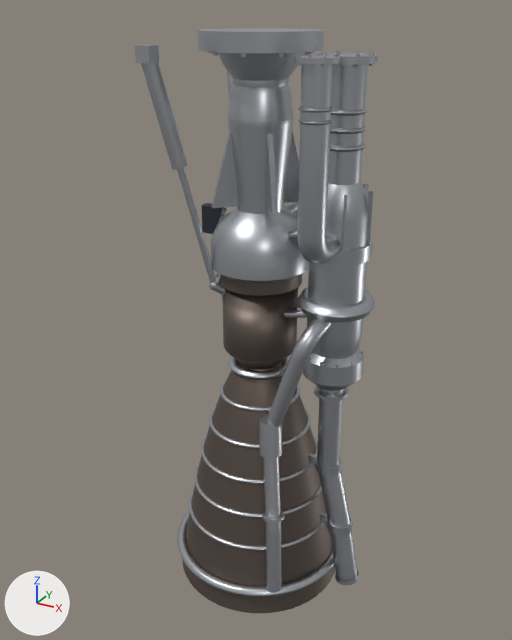
Two versions of the FBX model assets/blender/export/fbx/eng_kerolox_workhorse.fbx, one commit apart.
Before and after are seen from a camera (50 mm lens) standing at (1.59, -2.93, 2.99) and looking at (-0.02, -0.01, 1.53). Arrows for +X, +Y and +Z are at lower left; the lights stay in place. The picture after the commit comes second. Objects named as collision shapes, trigger or cutter boxes, shadow casters or lower levels of detail are left out. Where no turn or scale is listed for an object, it has been applied to the vertices. Vertices at exactly the same position are counted once.

The first picture shows 'eng_kerolox_workhorse_LOD0'.
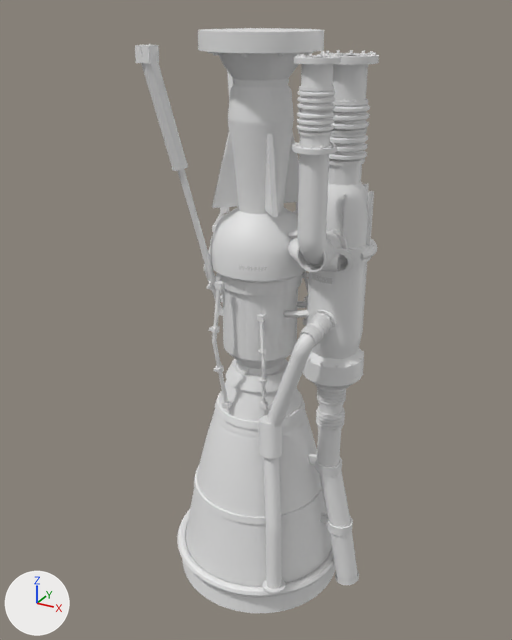
Where the change shows, as pixel boxes [x1, y1, x2, y2] in the pictures (512 x 640 px):
'eng_kerolox_workhorse_LOD0', surface changed, reshaped (light grey to grey)
    before: [135, 28, 378, 613]
    after: [135, 28, 379, 613]
part 1 of me_eng_kerolox_workhorse_lod0, rebuilt
    before: [319, 53, 378, 65]
    after: [317, 53, 379, 65]
part 2 of me_eng_kerolox_workhorse_lod0, deleted
    before: [189, 51, 374, 550]
part 3 of me_eng_kerolox_workhorse_lod0, built on
    before: [177, 51, 375, 593]
    after: [140, 44, 378, 589]
part 4 of me_eng_kerolox_workhorse_lod0, built on
    after: [177, 509, 334, 597]
part 5 of me_eng_kerolox_workhorse_lod0, surface changed (lighter)
    both: [182, 57, 373, 613]
part 6 of me_eng_kerolox_workhorse_lod0, recoloured
    before: [324, 57, 373, 266]
    after: [334, 57, 373, 265]

What changed in the scene script:
```text
Change mat_engine_metal:
    where n0 = _N.new('ShaderNodeBsdfPrincipled'); n0.name = 'Principled BSDF'
    remove n0.inputs[0].default_value = (0.5, 0.52, 0.55, 1.0)  # 'Base Color', light grey #bcbfc4
    remove n0.inputs[1].default_value = 0.92  # 'Metallic'
    remove n0.inputs[2].default_value = 0.36  # 'Roughness'
    add n2 = _N.new('ShaderNodeTexImage'); n2.name = 'Image Texture'
    add n2.image = img_engine_metal_normal_png
    add n3 = _N.new('ShaderNodeNormalMap'); n3.name = 'Normal Map'
    add _L.new(n2.outputs[0], n3.inputs[1])  # 'Color' to 'Color'
    add _L.new(n3.outputs[0], n0.inputs[5])  # 'Normal' to 'Normal'
Change mat_nozzle_hot:
    remove # nodes: BsdfPrincipled, OutputMaterial
    remove # colours: brown #73675f
    nodes: BsdfPrincipled, Mapping, NormalMap, OutputMaterial, TexImage, UVMap
    uses the picture img_nozzle_hot_normal_png
Change mat_detail_dark:
    remove # nodes: BsdfPrincipled, OutputMaterial
    remove # colours: dark blue #293038
    nodes: BsdfPrincipled, Mapping, NormalMap, OutputMaterial, TexImage, UVMap
    uses the picture img_detail_dark_normal_png
Add mat_trim:
    mat_trim = bpy.data.materials.new('trim')
    mat_trim.use_nodes = True; mat_trim.node_tree.nodes.clear()
    _N = mat_trim.node_tree.nodes; _L = mat_trim.node_tree.links
    n0 = _N.new('ShaderNodeBsdfPrincipled'); n0.name = 'Principled BSDF'
    n1 = _N.new('ShaderNodeOutputMaterial'); n1.name = 'Material Output'
    n2 = _N.new('ShaderNodeTexImage'); n2.name = 'Image Texture'
    n2.image = img_mf_trim_01_normal_png
    n3 = _N.new('ShaderNodeNormalMap'); n3.name = 'Normal Map'
    _L.new(n2.outputs[0], n3.inputs[1])  # 'Color' to 'Color'
    _L.new(n3.outputs[0], n0.inputs[5])  # 'Normal' to 'Normal'
    _L.new(n0.outputs[0], n1.inputs[0])  # 'BSDF' to 'Surface'
Add mat_decal:
    mat_decal = bpy.data.materials.new('decal')
    # uses the picture img_mf_decals_01_albedo_png
    # uses the picture img_mf_decals_01_normal_png
Change me_eng_kerolox_workhorse_lod0:
    remove me_eng_kerolox_workhorse_lod0.from_pydata(...)  # 8949 vertices, 8764 faces; spans x -0.48..0.62, y -0.48..0.48, z 0.0..2.9
    add me_eng_kerolox_workhorse_lod0.from_pydata(...)  # 21261 vertices, 16903 faces; spans x -0.48..0.62, y -0.48..0.48, z 0.0..2.9
    me_eng_kerolox_workhorse_lod0 part 1: the loose piece of 30 vertices spanning x 0.29..0.53, y -0.12..0.12, z 2.78..2.81 is rebuilt with 64 vertices and now spans x 0.28..0.54, y -0.13..0.13, z 2.78..2.81
    me_eng_kerolox_workhorse_lod0 part 2: 27 loose pieces with 1710 vertices, spanning x -0.41..0.52, y -0.41..0.41, z 0.38..2.82, are deleted
    me_eng_kerolox_workhorse_lod0 part 3: 107 vertices moved within x -0.37..0.51, y -0.37..0.36, z 0.56..2.82; 1436 vertices removed from x -0.39..0.6, y -0.39..0.39, z 0.54..2.84; 14028 vertices added at x -0.4..0.58, y -0.4..0.4, z 0.53..2.85
    me_eng_kerolox_workhorse_lod0 part 4: 4 vertices removed from x -0.3..0.3, y -0.3..0.3, z 0.15; 1368 vertices added at x -0.48..0.48, y -0.48..0.48, z 0.12..0.21
    me_eng_kerolox_workhorse_lod0 part 5: 1853 kept faces spanning x -0.46..0.56, y -0.46..0.46, z 0.0..2.82 get new texture (UV) coordinates
    me_eng_kerolox_workhorse_lod0 part 6: 24 faces spanning x 0.26..0.56, y -0.34..0.15, z 1.94..2.82 switch from mat_engine_metal (light grey #bcbfc4) to mat_trim
    other edits to the shape of me_eng_kerolox_workhorse_lod0 do not show in these pictures
    add me_eng_kerolox_workhorse_lod0.materials.append(mat_decal)
```
